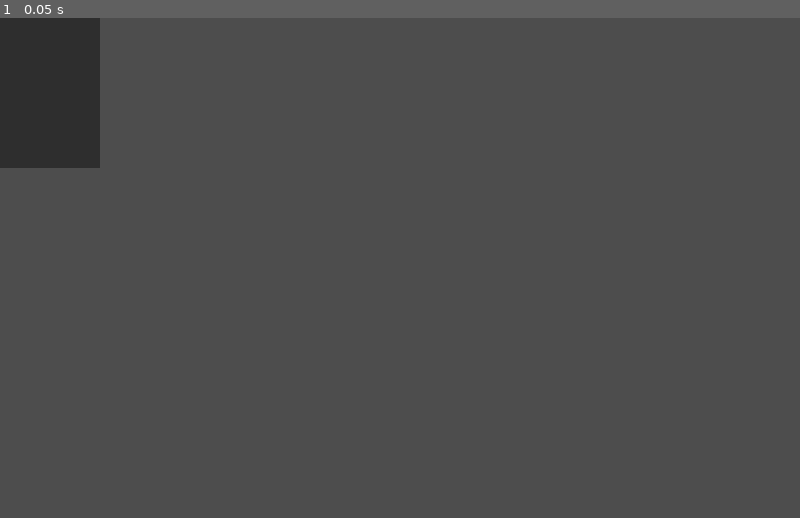
Above: before the commit, frame 1.
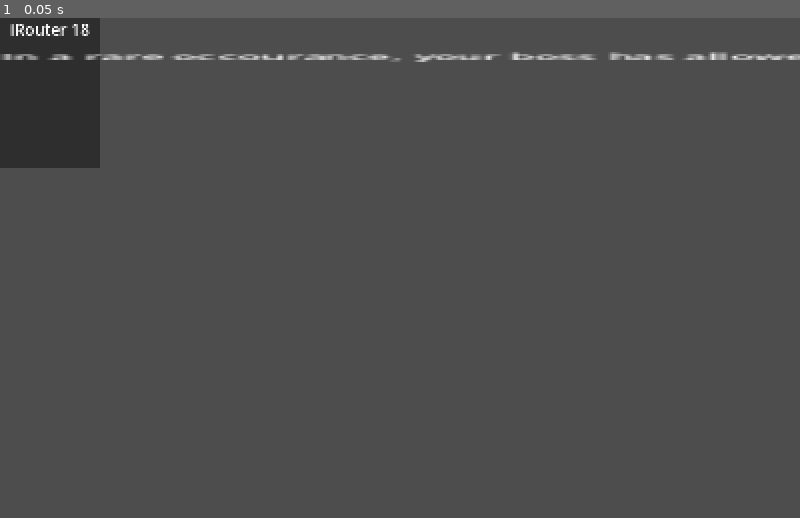
Above: after the commit, the same moment.

Repository: BradBenJoya/GMTK2026
Game: Godot game, scene res://Scenes/upgrade_card.tscn
Two runs of this game, one before a commit and one after it. Both use one fixed random seed, a clock stepped at 60 frames per second and the inputs below. This scene is started directly instead of the project's main scene.
Inputs:
- Up to frame 1 (0.05 s): no input

The runs differ from the first frame. In frame 1, 1.0% of the frame differs, in the area x 0-100%, y 1-9%.

Commit message:
Added placeholder names for the cards

Diff:
--- a/Scenes/upgrade_card.tscn
+++ b/Scenes/upgrade_card.tscn
@@ -9,6 +9,12 @@
 offset_bottom = 300.0
 vertical_icon_alignment = 0
 script = ExtResource("1_7wruj")
+faster_upload_name = "iRouter 18"
+faster_upload_description = "In a rare occourance, your boss has allowed you to upgrade your router. Decreaseas upload time."
+better_antivirus_name = "VirusFinder 12"
+better_antivirus_description = "By updating to the newest version of VirusFinder, your affects from virus will be reduced."
+spam_orgnizer_name = "Orgy Nizer"
+spam_orgnizer_description = "By using this new cutting edge extension you recive half of the spam mails."
 upgrade_name = NodePath("UpgradeName")
 upgrade_description = NodePath("UpgradeDescription")
 
